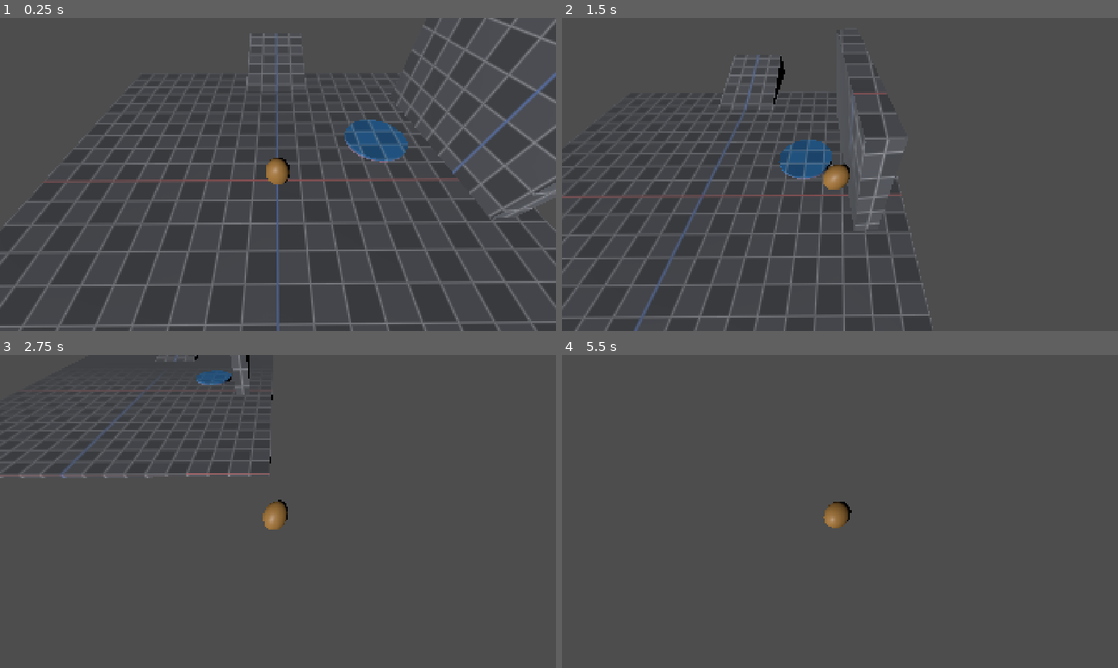
Above: before the commit, frames 1-4 (two rows, left to right).
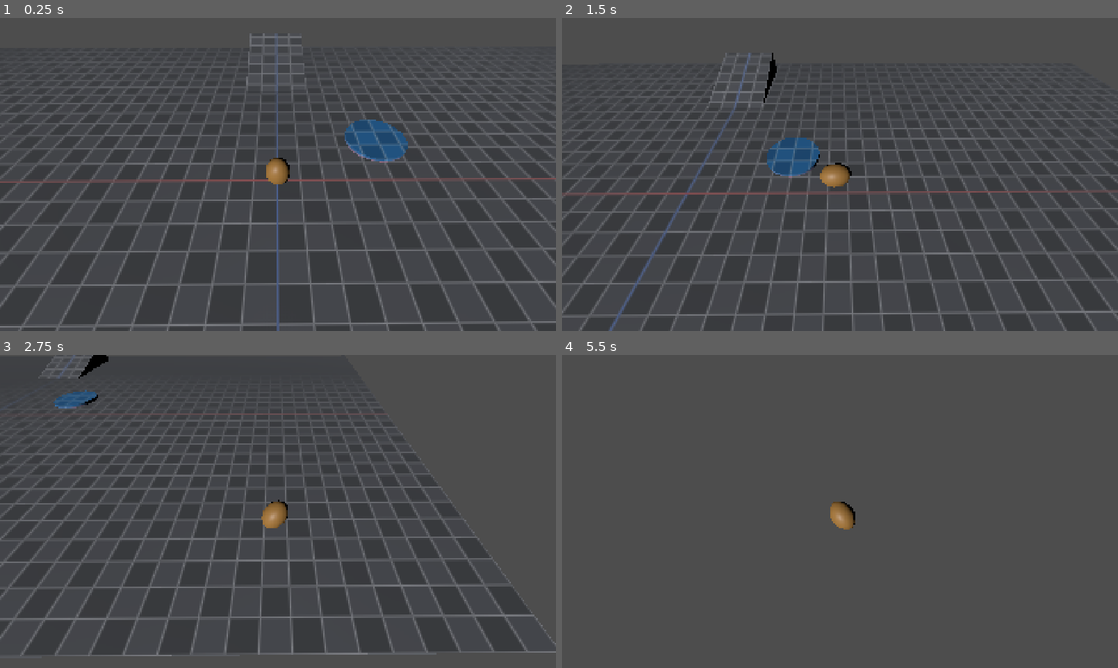
Above: after the commit, the same moments.

Repository: DestroyerMob/rolypoly
Game: Godot game, scene res://scenes/gym_pieces.tscn
Two runs of this game, one before a commit and one after it. Both use one fixed random seed, a clock stepped at 60 frames per second and the inputs below. This scene is started directly instead of the project's main scene.
Inputs:
- Up to frame 1 (0.25 s): no input
- Up to frame 2 (1.5 s): tap Enter at 0.5 s; hold D (right) 0.53-1.28 s; tap Space (jump) at 0.77 s; hold S (backward) from 1.28 s (still down)
- Up to frame 3 (2.75 s): tap Space (jump) at 1.52 s; release S (backward) at 2.03 s; hold D (right) from 2.03 s (still down)
- Up to frame 4 (5.5 s): release D (right) at 2.78 s; hold W (forward) 2.78-3.53 s; tap Space (jump) at 3.02, 3.77, 4.52 s; hold A (left) 3.53-5.03 s; hold S (backward) from 5.03 s (still down)

The runs differ from the first frame. In frame 1, 3.1% of the frame differs, in the area x 0-100%, y 0-68%; in frame 2, 13%, in the area x 0-100%, y 5-100%; in frame 3, 6.8%; in frame 4, 0.3%.

Commit message:
Merge zhe to iroh

Diff:
--- a/scenes/gym_pieces.tscn
+++ b/scenes/gym_pieces.tscn
@@ -12,9 +12,11 @@
 [node name="Player" parent="." unique_id=1887833892 instance=ExtResource("1_4nuld")]
 transform = Transform3D(1, 0, 0, 0, 1, 0, 0, 0, 1, 0.03666377, 0.48056245, 0.03766513)
 
-[node name="Floor" type="StaticBody3D" parent="." unique_id=1724671977]
+[node name="_Kitchen" type="Node" parent="." unique_id=1110794294]
+
+[node name="Table" type="StaticBody3D" parent="_Kitchen" unique_id=1724671977]
 script = ExtResource("1_meaft")
-size = Vector3(20, 0.2, 20)
+size = Vector3(60, 0.2, 30)
 pivot = 2
 metadata/_custom_type_script = "uid://bdadou88ia27u"
 
@@ -22,12 +24,6 @@
 transform = Transform3D(-0.01089961, 0, 0.9999406, 0, 1, 0, -0.9999406, 0, -0.01089961, -0.042241573, 0, -10.47784)
 script = ExtResource("2_1yo35")
 metadata/_custom_type_script = "uid://c7557x0xku2rq"
-
-[node name="ProtoBox" type="StaticBody3D" parent="ProtoRamp" unique_id=1481800681]
-transform = Transform3D(0.07919234, 0, -0.99685985, 0, 1, 0, 0.99685985, 0, 0.07919234, -8.633528, 0.4377241, 7.5690246)
-script = ExtResource("1_meaft")
-size = Vector3(1, 5, 8)
-metadata/_custom_type_script = "uid://bdadou88ia27u"
 
 [node name="Camera3D" type="Camera3D" parent="." unique_id=1887820177]
 transform = Transform3D(1, 0, 0, 0, 0.7867442, 0.6172792, 0, -0.6172792, 0.7867442, 0, 7, 5.343068)
Renamed: leveldesign/UnitCube.tscn -> scenes/prototyping/UnitCube.tscn
